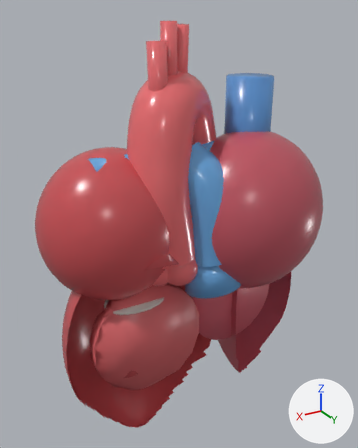
An edit to the glTF model frontend/public/3d_models/heart_realistic.glb, drawn before and after from the same camera.
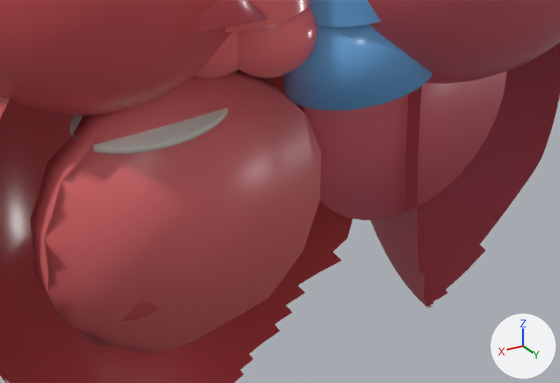
There are two pictures of each version: one whole from a camera (50 mm lens) standing at (3.82, 6.26, 4.43) and looking at (-0.1, -0.28, 1.16), one close up on the part from 22% to 81% of the width and 57% to 90% of the height. Every picture has the same lights, and +X, +Y and +Z are marked at lower right. The older version's two pictures come first. Where no turn or scale is listed for an object, it has been applied to the vertices.

Names of what the first close-up shows: 'Aortic_Sinus_1', 'Aortic_Sinus_2', 'Bicuspid_Mitral_Valve', 'Conus_Arteriosus', 'LV_Myocardial_Cutface', 'Left_Atrium', 'Left_Auricle', 'Left_Ventricle', 'Pulmonary_Trunk', 'RV_Myocardial_Cutface', 'Right_Atrium', 'Right_Ventricle' and 2 more.
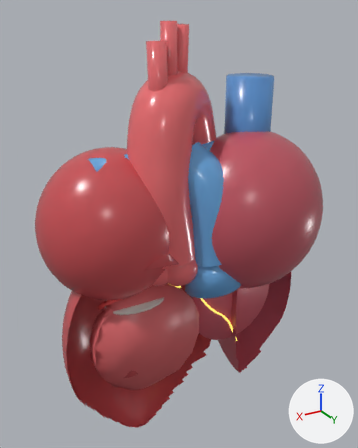
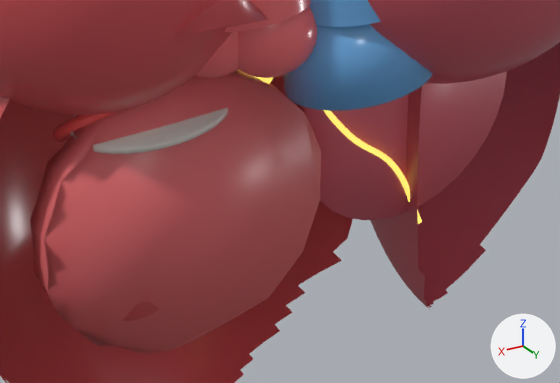
Boxes [x1, y1, x2, y2] around the edits, measured in the close-ups (560 x 383 px):
'RV_Purkinje_Fibers', added
    after: [323, 110, 422, 224]
'Circumflex_Artery', added (red)
    after: [53, 112, 115, 142]
'AV_Node', added (mostly hidden)
    after: [254, 76, 273, 84]

Edits to the bpy script that builds the scene:
```text
Add mat_mat_conductionnodes:
    mat_mat_conductionnodes = principled_material('Mat_ConductionNodes')
    mat_mat_conductionnodes.base_color = (0.98, 0.84, 0.18)  # yellow #fdec76
    mat_mat_conductionnodes.roughness = 0.15
    mat_mat_conductionnodes.emission_color = (0.807, 0.637, 0.128)  # yellow #e8d164
    mat_mat_conductionnodes.emission_strength = 1.0
Add me_curve_purkinje_rv:
    me_curve_purkinje_rv.from_pydata(...)  # 444 vertices, 864 faces; spans x -1.17..-0.182, y -0.022..0.122, z -1.358..0.063
    me_curve_purkinje_rv.materials.append(mat_mat_conductionnodes)  # yellow #fdec76, glowing yellow #e8d164
Add me_curve_lcx:
    me_curve_lcx.from_pydata(...)  # 444 vertices, 864 faces; spans x 0.43..1.403, y -0.681..0.197, z -0.29..0.595
    me_curve_lcx.materials.append(mat_mat_coronaryartery)  # red #f35959
Add me_sphere_005_1:
    me_sphere_005_1.from_pydata(...)  # a UV sphere (14 segments, 10 rings, poles along z) spanning x -0.117..0.117, y -0.12..0.12, z -0.12..0.12
    me_sphere_005_1.materials.append(mat_mat_conductionnodes)  # yellow #fdec76, glowing yellow #e8d164
Add ob_rv_purkinje_fibers:
    ob_rv_purkinje_fibers = bpy.data.objects.new('RV_Purkinje_Fibers', me_curve_purkinje_rv)
    ob_rv_purkinje_fibers.location = (0.0, 0.0, 0.0)
Add ob_circumflex_artery:
    ob_circumflex_artery = bpy.data.objects.new('Circumflex_Artery', me_curve_lcx)
    ob_circumflex_artery.location = (0.0, 0.0, 0.0)
Add ob_av_node:
    ob_av_node = bpy.data.objects.new('AV_Node', me_sphere_005_1)
    ob_av_node.location = (0.1, -0.08, 0.18)
```
